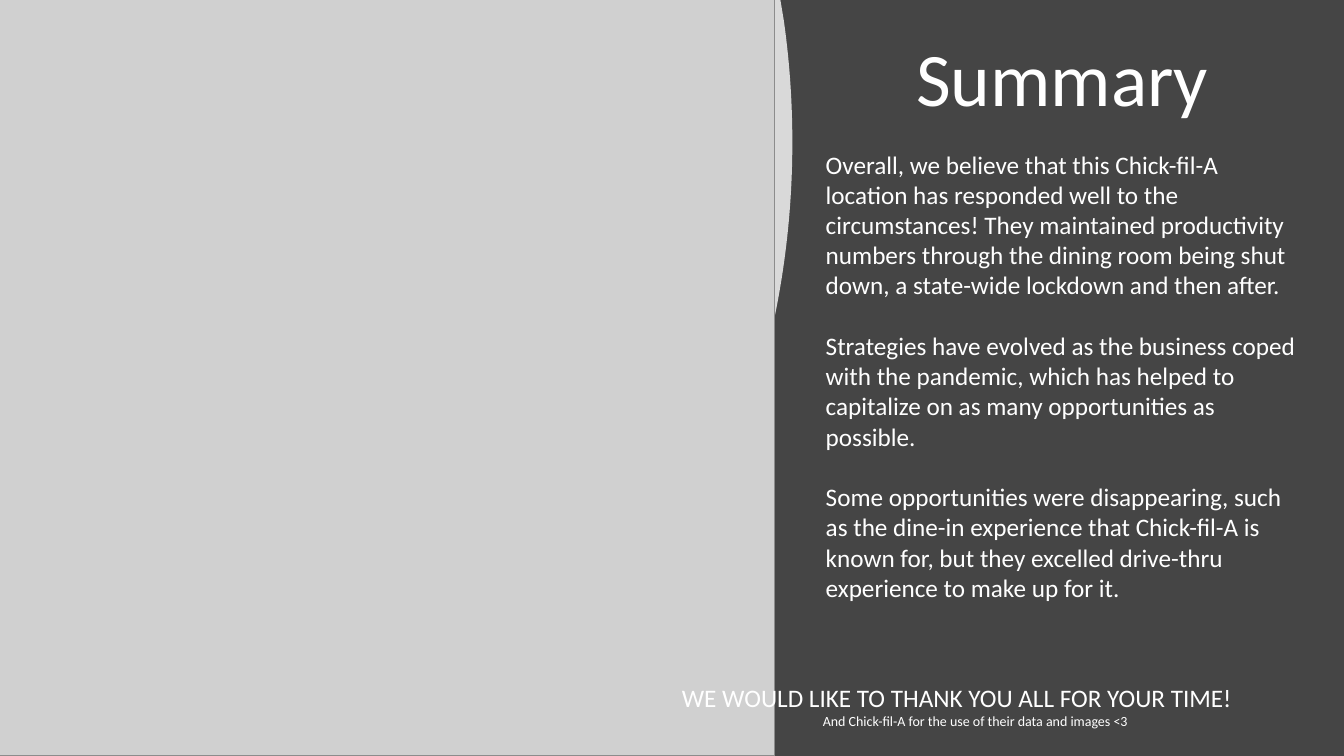
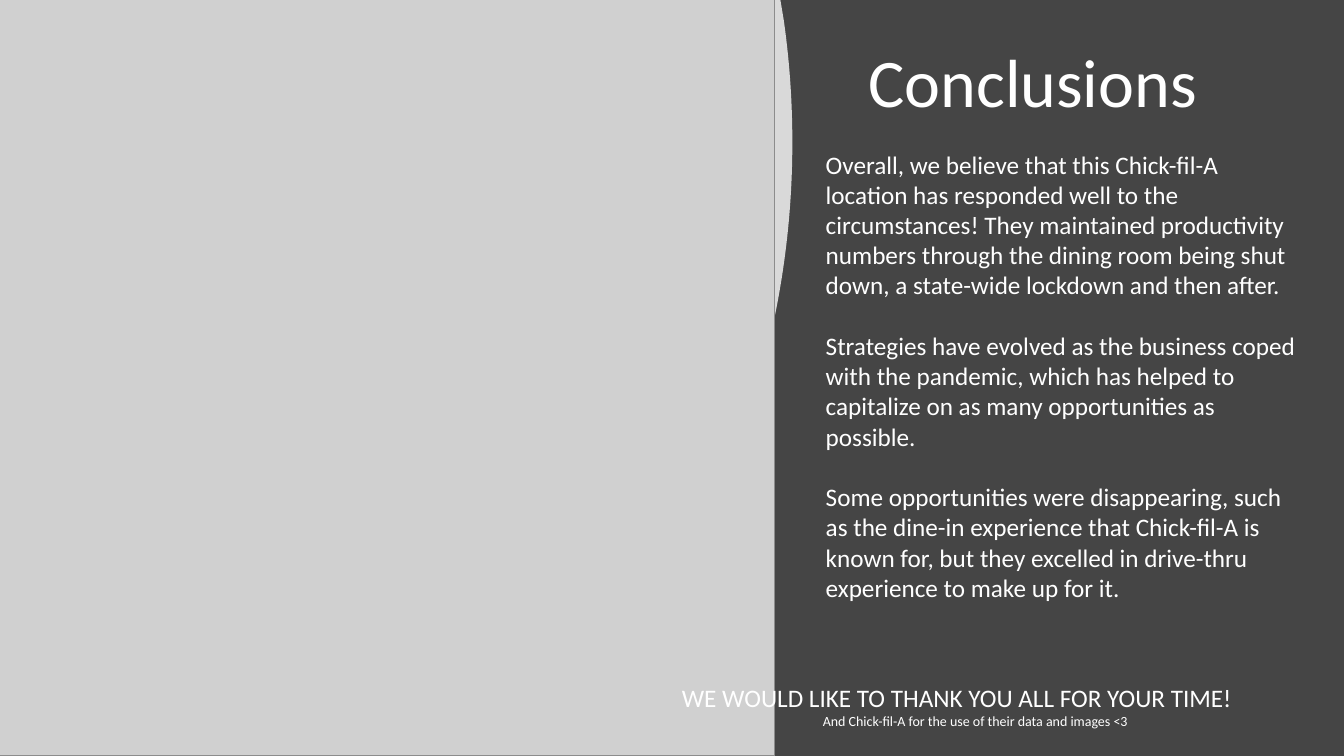
Before and after one commit to East-Coast-Collaboration/Final-Project, a slide deck: slide 16 of Presentation.pptx (slide 14 before the commit). Drawn at 1344x756 pixels with LibreOffice and Linux fonts; fonts in the diff are those of the drawing; grey boxes stand for pictures. Boxes give left, top, right and bottom in pixels: in the first picture for what was removed or moved away, otherwise in the second. Text is boxed around its words. In the diff, an @@ line names an element or a change of style, - is before the commit and + after.

```diff
--- a/Presentation.pptx
+++ b/Presentation.pptx
@@ title at <box>868,59,1196,108</box>: text changed; size 54 to 48.6 pt @@
-Summary
+Conclusions
@@ text at <box>826,488,1281,601</box>: text changed @@
-Some opportunities were disappearing, such as the dine-in experience that Chick-fil-A is known for, but they excelled drive-thru experience to make up for it.
+Some opportunities were disappearing, such as the dine-in experience that Chick-fil-A is known for, but they excelled in drive-thru experience to make up for it.
```
Also in this commit, not shown: 4 other slides changed, 3 slides added, 1 slide removed, 1 other file.
